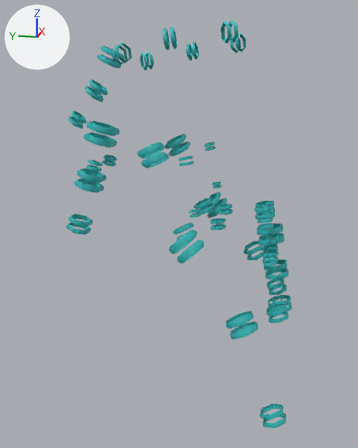
One commit to the glTF model assets/giant/parts/Beads_bronze.glb: the scene before it, then after it.
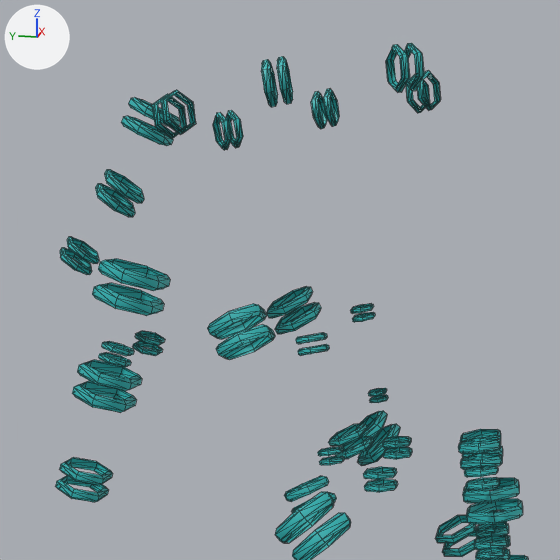
Each version is shown whole from a camera (50 mm lens) standing at (-1.327, -0.339, 3.46) and looking at (-0.015, -0.077, 3.132), then close up on the part from 11% to 84% of the width and 0% to 58% of the height. Lighting does not change. The marker at upper left points along +X, +Y and +Z. The last two pictures show the newer version. The close-ups show mesh edges as thin lines. Vertices at exactly the same position are counted once.

Names of what the first close-up shows: 'Beads_bronze'.
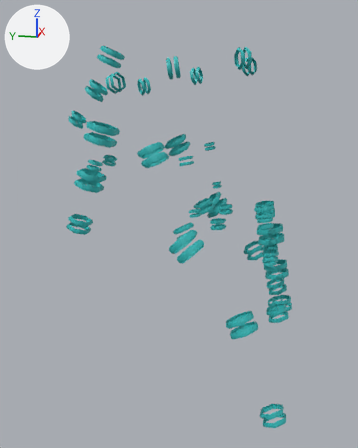
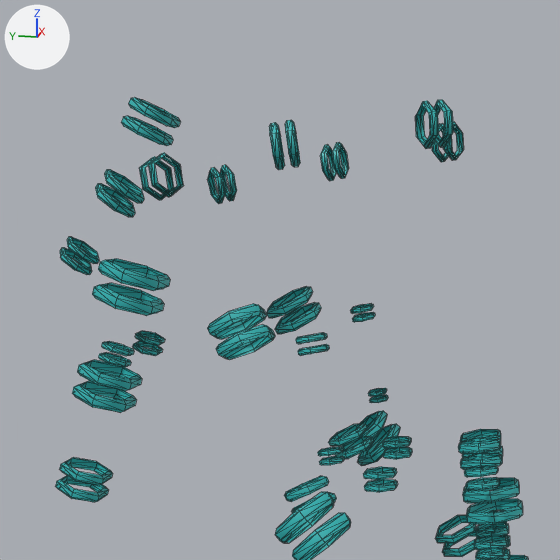
Diff of the bpy script that builds the scene:
```diff
--- a/assets/giant/parts/Beads_bronze.glb.py
+++ b/assets/giant/parts/Beads_bronze.glb.py
@@ me_beads_bronze @@
 # used by ob_beads_bronze; location = (0.0, 0.0, 0.0)
-me_beads_bronze.from_pydata(...)  # 2064 vertices, 3096 faces; spans x -0.356..0.356, y -0.395..0.257, z 2.753..3.641
+me_beads_bronze.from_pydata(...)  # 2064 vertices, 3096 faces; spans x -0.356..0.356, y -0.395..0.257, z 2.753..3.603
+# me_beads_bronze part 1: the loose piece of 24 vertices spanning x 0.091..0.131, y -0.237..-0.208, z 3.593..3.641 is multiplied about its middle by the matrix ((0.997, -0.081, -0.017), (0.08, 0.996, -0.035), (0.02, 0.034, 0.999)), then moved by (0.021, -0.032, -0.06)
+# me_beads_bronze part 2: the loose piece of 24 vertices spanning x 0.099..0.139, y -0.223..-0.194, z 3.591..3.639 is multiplied about its middle by the matrix ((0.997, -0.081, -0.017), (0.08, 0.996, -0.035), (0.02, 0.034, 0.999)), then moved by (0.02, -0.031, -0.06)
+# me_beads_bronze part 3: the loose piece of 24 vertices spanning x 0.126..0.169, y -0.1..-0.083, z 3.579..3.627 is multiplied about its middle by the matrix ((0.999, 0.046, -0.001), (-0.046, 0.999, -0.008), (0.001, 0.008, 1.0)), then moved by (0.022, -0.009, -0.067)
+# me_beads_bronze part 4: the loose piece of 24 vertices spanning x 0.128..0.17, y -0.083..-0.067, z 3.576..3.624 is multiplied about its middle by the matrix ((0.999, 0.046, -0.001), (-0.046, 0.999, -0.008), (0.001, 0.008, 1.0)), then moved by (0.023, -0.009, -0.067)
+# me_beads_bronze part 5: the loose piece of 24 vertices spanning x 0.101..0.141, y 0.02..0.052, z 3.551..3.599 is moved by (0.017, 0.014, -0.069)
+# me_beads_bronze part 6: the loose piece of 24 vertices spanning x 0.092..0.132, y 0.034..0.066, z 3.548..3.596 is moved by (0.017, 0.014, -0.069)
+# me_beads_bronze part 7: the loose piece of 24 vertices spanning x -0.131..-0.092, y 0.035..0.066, z 3.548..3.596 is moved by (-0.019, 0.011, -0.068)
+# me_beads_bronze part 8: the loose piece of 24 vertices spanning x -0.141..-0.101, y 0.021..0.053, z 3.551..3.599 is scaled about its middle by (1.03, 0.954, 0.997), then moved by (-0.018, 0.011, -0.068)
+# me_beads_bronze part 9: the loose piece of 24 vertices spanning x -0.17..-0.128, y -0.082..-0.066, z 3.576..3.624 is multiplied about its middle by the matrix ((0.998, -0.057, 0.002), (0.057, 0.998, -0.012), (-0.001, 0.012, 1.0)), then moved by (-0.023, -0.013, -0.066)
+# me_beads_bronze part 10: the loose piece of 24 vertices spanning x -0.169..-0.126, y -0.099..-0.082, z 3.579..3.627 is multiplied about its middle by the matrix ((0.998, -0.057, 0.002), (0.057, 0.998, -0.012), (-0.001, 0.012, 1.0)), then moved by (-0.022, -0.013, -0.066)
+# me_beads_bronze part 11: the loose piece of 24 vertices spanning x -0.14..-0.1, y -0.222..-0.193, z 3.591..3.639 is moved by (-0.018, -0.034, -0.059)
+# me_beads_bronze part 12: the loose piece of 24 vertices spanning x -0.131..-0.091, y -0.237..-0.208, z 3.593..3.641 is multiplied about its middle by the matrix ((0.999, 0.033, 0.016), (-0.032, 0.999, -0.031), (-0.017, 0.03, 0.999)), then moved by (-0.018, -0.034, -0.06)
 me_beads_bronze.materials.append(mat_defaultmaterial)
```

Pixel boxes [x1, y1, x2, y2] of what changed, in the close-ups (560 x 560 px; the box of a moved part takes in the faces that stretch with it):
'Beads_bronze', reshaped: before [56, 43, 528, 560]; after [56, 98, 528, 560]
part 1 of me_beads_bronze, moved or reshaped: before [417, 71, 441, 110]; after [443, 122, 464, 161]
part 2 of me_beads_bronze, moved or reshaped: before [406, 74, 430, 113]; after [432, 123, 452, 162]
part 3 of me_beads_bronze, moved or reshaped: before [323, 89, 339, 127]; after [332, 142, 349, 179]
part 4 of me_beads_bronze, moved or reshaped: before [311, 91, 327, 129]; after [320, 145, 336, 181]
part 5 of me_beads_bronze, moved or reshaped: before [226, 110, 243, 148]; after [220, 165, 237, 201]
part 6 of me_beads_bronze, moved or reshaped: before [213, 112, 232, 150]; after [208, 168, 225, 204]
part 7 of me_beads_bronze, moved or reshaped: before [152, 94, 187, 138]; after [139, 157, 174, 200]
part 8 of me_beads_bronze, moved or reshaped: before [161, 90, 196, 135]; after [149, 153, 183, 197]
part 9 of me_beads_bronze, moved or reshaped: before [261, 59, 278, 107]; after [269, 122, 285, 170]
part 10 of me_beads_bronze, moved or reshaped: before [277, 56, 293, 104]; after [285, 120, 300, 167]
part 11 of me_beads_bronze, moved or reshaped: before [386, 44, 410, 92]; after [415, 101, 438, 149]
part 12 of me_beads_bronze, moved or reshaped: before [404, 43, 424, 91]; after [434, 100, 453, 147]
